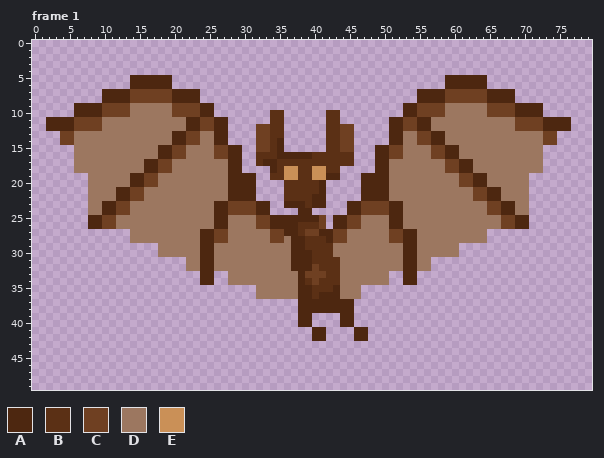
A pixel-art file gets an edit: image/enemy/bodies/bat.aseprite. Above is the file before it was changed.
80x50 pixels, 2 frames. Shown: frame 1. The commit also changed other frames, which this record leaves out.
Palette (. is transparent): A #4d2710  B #5b3015  C #6f4022  D #9c7760  E #ca9057
Pixels before, frame 1 (only the part around the change), first column x 0:
 0 ................................................................................
 1 ................................................................................
 2 ................................................................................
 3 ................................................................................
 4 ................................................................................
 5 ..............AAAAAA.......................................AAAAAA...............
 6 ..............AAAAAA.......................................AAAAAA...............
 7 ..........AAAACCCCCCAAAA...............................AAAACCCCCCAAAA...........
 8 ..........AAAACCCCCCAAAA...............................AAAACCCCCCAAAA...........
 9 ......AAAACCCCDDDDDDCCCCAA...........................AACCCCDDDDDDCCCCAAAA.......
10 ......AAAACCCCDDDDDDCCCCAA........BB......BB.........AACCCCDDDDDDCCCCAAAA.......
11 ..AAAACCCCDDDDDDDDDDDDAACCAA......BB......BB.......AACCAADDDDDDDDDDDDCCCCAAAA...
12 ..AAAACCCCDDDDDDDDDDDDAACCAA....CCBB......BBCC.....AACCAADDDDDDDDDDDDCCCCAAAA...
13 ....CCDDDDDDDDDDDDDDAACCDDAA....CCBB......BBCC.....AADDCCAADDDDDDDDDDDDDDCC.....
14 ....CCDDDDDDDDDDDDDDAACCDDAA....CCBA......BBCC.....AADDCCAADDDDDDDDDDDDDDCC.....
15 ......DDDDDDDDDDDDAACCDDDDCCAA..CCBA......BBCC...AACCDDDDCCAADDDDDDDDDDDD.......
16 ......DDDDDDDDDDDDAACCDDDDCCAA..BBBAAAAABBBBBB...AACCDDDDCCAADDDDDDDDDDDD.......
17 ......DDDDDDDDDDAACCDDDDDDDDAA..BAABBBBBBBBBBB...AADDDDDDDDCCAADDDDDDDDDD.......
18 ......DDDDDDDDDDAACCDDDDDDDDAA....ABEEBBEEBB.....AADDDDDDDDCCAADDDDDDDDDD.......
19 ........DDDDDDAACCDDDDDDDDDDAAAA..BBEEBBEEAA...AAAADDDDDDDDDDCCAADDDDDD.........
20 ........DDDDDDAACCDDDDDDDDDDAAAA....BBBBBA.....AAAADDDDDDDDDDCCAADDDDDD.........
21 ........DDDDAACCDDDDDDDDDDDDAAAA....BBBBBA.....AAAADDDDDDDDDDDDCCAADDDD.........
22 ........DDDDAACCDDDDDDDDDDDDAAAA....BBBBAA.....AAAADDDDDDDDDDDDCCAADDDD.........
23 ........DDAACCDDDDDDDDDDDDAACCCCAA..AAABAA...AACCCCAADDDDDDDDDDDDCCAADD.........
24 ........DDAACCDDDDDDDDDDDDAACCCCAA....AA.....AACCCCAADDDDDDDDDDDDCCAADD.........
25 ........AACCDDDDDDDDDDDDDDAADDDDCCAAAAAAAC.AACCDDDDAADDDDDDDDDDDDDDCCAA.........
26 ........AACCDDDDDDDDDDDDDDAADDDDCCAAAABBBC.AACCDDDDAADDDDDDDDDDDDDDCCAA.........
27 ..............DDDDDDDDDDAACCDDDDDDCCAABCCAACCDDDDDDCCAADDDDDDDDDD...............
28 ..............DDDDDDDDDDAACCDDDDDDCCDAABBBACCDDDDDDCCAADDDDDDDDDD...............
29 ..................DDDDDDAADDDDDDDDDDDAABBBBDDDDDDDDDDAADDDDDD...................
30 ..................DDDDDDAADDDDDDDDDDDAAABBBDDDDDDDDDDAADDDDDD...................
31 ......................DDAADDDDDDDDDDDAAABBBBDDDDDDDDDAADD.......................
32 ......................DDAADDDDDDDDDDDAAACBBBDDDDDDDDDAADD.......................
33 ........................AA..DDDDDDDDDDACCCBBDDDDDDD..AA.........................
34 ........................AA..DDDDDDDDDDABCBBBDDDDDDD..AA.........................
35 ................................DDDDDDAABBBADDD.................................
36 ................................DDDDDDAABAAADDD.................................
37 ......................................AAAAAAAA..................................
38 ......................................AAAAAAAA..................................
39 ......................................AA....AA..................................
40 ......................................AA....AA..................................
41 ........................................AA....AA................................
42 ........................................AA....AA................................
43 ................................................................................
44 ................................................................................
45 ................................................................................
46 ................................................................................
The result:
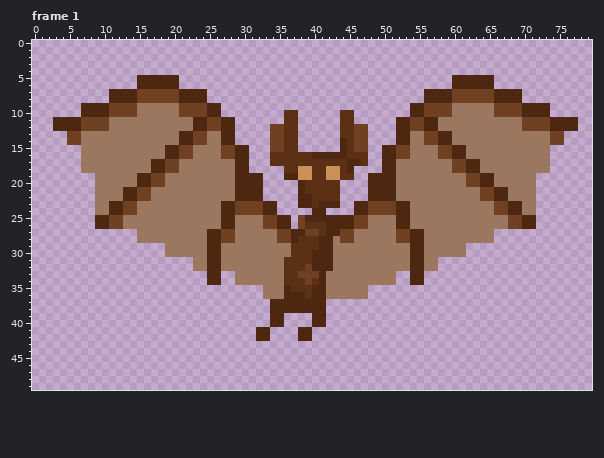
What changed:
Changed rows in their new state; - is an unchanged pixel.
Frame 1, layer "Layer 1":
first column x 2:
 5 ------------.-----A--------------------------------------.-----A------------
 6 ------------.-----A--------------------------------------.-----A------------
 7 --------.---A-----C---A------------------------------.---A-----C---A--------
 8 --------.---A-----C---A------------------------------.---A-----C---A--------
 9 ----.---A---C-----D---C-A--------------------------.-A---C-----D---C---A----
10 ----.---A---C-----D---C-A-------..BB----..BB-------.-A---C-----D---C---A----
11 .---A---C-----------D-A-C-A-----..BB----..BB-----.-A-C-A-----------D---C---A
12 .---A---C-----------D-A-C-A---..CCBB----..BBCC---.-A-C-A-----------D---C---A
13 --.-C-------------D-A-C-D-A---..CCBB----..BBCC---.-A-D-C-A-------------D-C--
14 --.-C-------------D-A-C-D-A---..CCBB----..ABCC---.-A-D-C-A-------------D-C--
15 ----.-----------D-A-C---D-C-A-..CCBB----..ABCC-.-A-C---D-C-A-----------D----
16 ----.-----------D-A-C---D-C-A-..-BBBBBAAAAA-BB-.-A-C---D-C-A-----------D----
17 ----.---------D-A-C-------D-A-..B----------AAB-.-A-------D-C-A---------D----
18 ----.---------D-A-C-------D-A---..BBEEBBEEBA---.-A-------D-C-A---------D----
19 ------.-----D-A-C---------D---A-..AAEEBBEEBB-.---A---------D-C-A-----D------
20 ------.-----D-A-C---------D---A---..A--BBB---.---A---------D-C-A-----D------
21 ------.---D-A-C-----------D---A---..A--BBB---.---A-----------D-C-A---D------
22 ------.---D-A-C-----------D---A---..AABBBB---.---A-----------D-C-A---D------
23 ------.-D-A-C-----------D-A---C-A-..-AB-AA-.-A---C-A-----------D-C-A-D------
24 ------.-D-A-C-----------D-A---C-A---..AA---.-A---C-A-----------D-C-A-D------
25 ------.-A-C-------------D-A---D-C--.C--AA--A-C---D-A-------------D-C-A------
26 ------.-A-C-------------D-A---D-C--.C--BA--A-C---D-A-------------D-C-A------
27 ------------.---------D-A-C-----D-C-A--B-A-C-----D-C-A---------D------------
28 ------------.---------D-A-C-----D-C-B--A-D-C-----D-C-A---------D------------
29 ----------------.-----D-A----------BB--AA----------D-A-----D----------------
30 ----------------.-----D-A----------BBBAAA----------D-A-----D----------------
31 --------------------.-D-A---------BBBBAAAD---------D-A-D--------------------
32 --------------------.-D-A---------BBBCAAAD---------D-A-D--------------------
33 ----------------------.-A-.-------BBC--ADD-------D-.-A----------------------
34 ----------------------.-A-.-------BBBCBADD-------D-.-A----------------------
35 ------------------------------.---ABBBAADD---D------------------------------
36 ------------------------------.---AA-BA-DD---D------------------------------
37 --------------------------------AAAA----....--------------------------------
38 --------------------------------AAAA----....--------------------------------
39 --------------------------------AA--..AA--..--------------------------------
40 --------------------------------AA--..AA--..--------------------------------
41 ------------------------------AA----AA..----..------------------------------
42 ------------------------------AA----AA..----..------------------------------
Pixel boxes of the changes (left, top, right, bottom) in both pictures:
changed: (46, 75, 578, 341)
